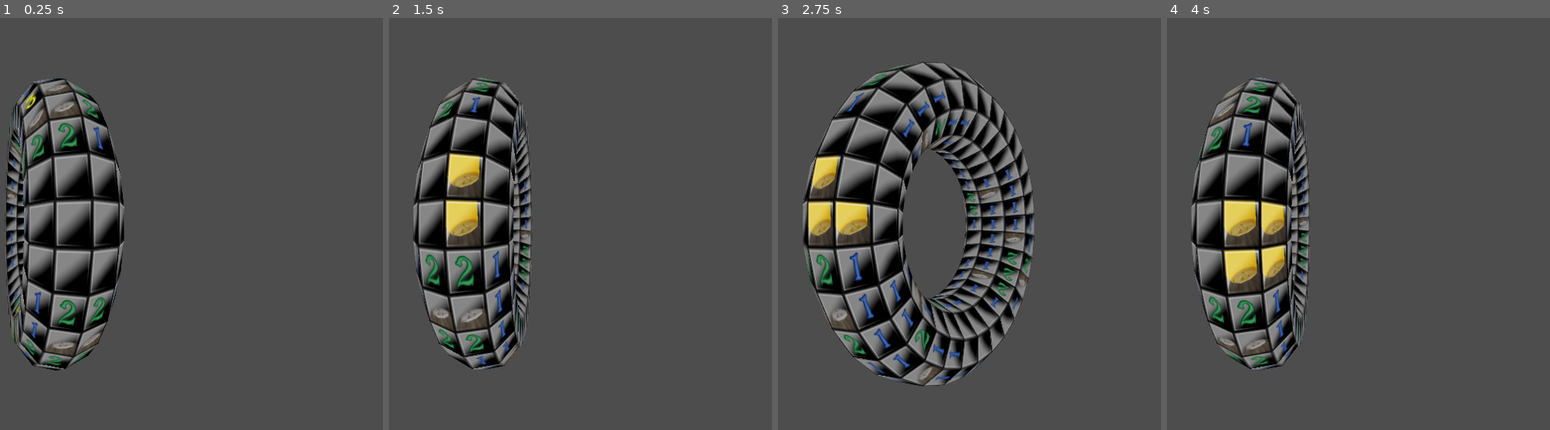
Above: before the commit, frames 1-4 (left to right).
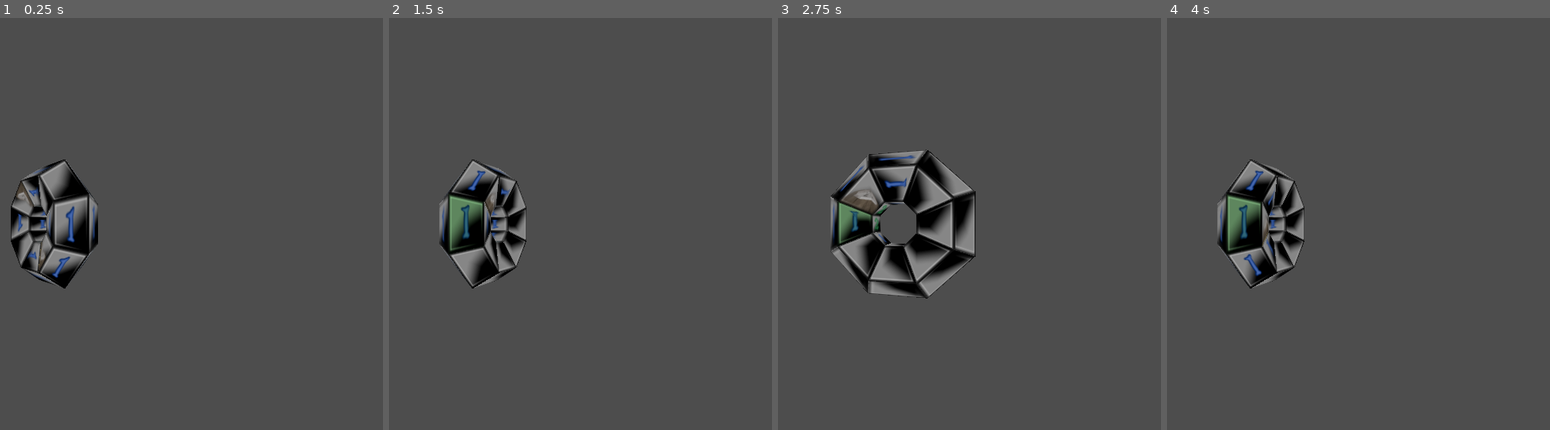
Above: after the commit, the same moments.

Repository: dokicoder/ToruSpace
Game: Godot game, scene res://scenes/Game3D.tscn
Same seed, same stepped clock (60 frames per second), same inputs: the game is played once before the commit and once after it.
Inputs (mouse positions are in pixels of both pictures, inside the frame that each line leads up to):
- Up to frame 1 (0.25 s): no input
- Up to frame 2 (1.5 s): tap Enter at 0.5 s; move the mouse to (599, 203) at 0.52 s; hold Right (Right) 0.53-1.28 s; click (599, 203) at 0.67 s; tap Space at 1.25 s; move the mouse to (outside the picture) at 1.27 s; hold Down (Down) from 1.28 s (still down)
- Up to frame 3 (2.75 s): tap Enter at 2 s; move the mouse to (912, 133) at 2.02 s; release Down (Down) at 2.03 s; hold Right (Right) from 2.03 s (still down)
- Up to frame 4 (4 s): tap Space at 2.75 s; move the mouse to (1209, 306) at 2.77 s; release Right (Right) at 2.78 s; hold Up (Up) 2.78-3.53 s; click (1209, 306) at 2.92 s; tap Enter at 3.5 s; move the mouse to (1427, 285) at 3.52 s; hold Left (Left) from 3.53 s (still down)

The runs differ from the first frame. In frame 1, 14% of the frame differs, in the area x 1-33%, y 14-86%; in frame 2, 15%; in frame 3, 30%, in the area x 6-67%, y 10-90%; in frame 4, 15%.

Commit message:
chore: simple highlighting

Diff:
--- a/scripts/CellData.gd
+++ b/scripts/CellData.gd
@@ -39,10 +39,8 @@
 
 var highlighted: bool:
 	set(value):
-		field = FieldState.MINE_EXPLODED
 		_highlighted = value
 		_invalidated_texture = true
-
 	get: return _highlighted
 
 var node: CellNode3D
@@ -73,4 +71,5 @@
 	closed = false
 	_field = FieldState.EMPTY
 	_mask = MaskState.BLIND
+	_highlighted = false
 	if node: node.update_texture()
--- a/scripts/CellNode.gd
+++ /dev/null
@@ -1,36 +0,0 @@
-class_name CellNode extends Sprite2D
-
-signal activated(event: InputEvent, data: CellData)
-
-var data: CellData
-
-func update_transform():
-	position.x = (data.x - 0.5 * Config.WIDTH) * 128 + 64
-	position.y = (data.y - 0.5 * Config.HEIGHT) * 128 + 64
-
-func update_texture():
-	texture.region.position = _field_to_texture_offset(data.field, data.mask)
-
-func _on_area_2d_input_event(viewport: Node, event: InputEvent, shape_idx: int) -> void:
-	activated.emit(event, data)
-
-static func _field_to_texture_offset(field: CellData.FieldState, mask: CellData.MaskState) -> Vector2:
-	if mask == CellData.MaskState.BLIND:
-		return Vector2(6 * 128, 128)
-	if mask == CellData.MaskState.MARKED_MINE:
-		return Vector2(128, 3 * 128)
-	if mask == CellData.MaskState.MARKED_UNSURE:
-		return Vector2(0, 3 * 128)
-
-	if field == CellData.FieldState.MINE_LIVE:
-		return Vector2(128, 128)
-	if field == CellData.FieldState.MINE_EXPLODED:
-		return Vector2(128, 2 * 128)
-
-	if field > 8:
-		return Vector2(2 * 128, 3 * 128)
-
-	if field == 8:
-		return Vector2(0, 128)
-
-	return Vector2(field * 128, 0)
--- a/scripts/CellNode2D.gd
+++ /dev/null
@@ -1,36 +0,0 @@
-class_name CellNode2D extends Sprite2D
-
-signal activated(event: InputEvent, data: CellData)
-
-var data: CellData
-
-func update_transform():
-	position.x = (data.x - 0.5 * Config.WIDTH) * 128 + 64
-	position.y = (data.y - 0.5 * Config.HEIGHT) * 128 + 64
-
-func update_texture():
-	texture.region.position = _field_to_texture_offset(data.field, data.mask)
-
-func _on_area_2d_input_event(viewport: Node, event: InputEvent, shape_idx: int) -> void:
-	activated.emit(event, data)
-
-static func _field_to_texture_offset(field: CellData.FieldState, mask: CellData.MaskState) -> Vector2:
-	if mask == CellData.MaskState.BLIND:
-		return Vector2(6 * 128, 128)
-	if mask == CellData.MaskState.MARKED_MINE:
-		return Vector2(128, 3 * 128)
-	if mask == CellData.MaskState.MARKED_UNSURE:
-		return Vector2(0, 3 * 128)
-
-	if field == CellData.FieldState.MINE_LIVE:
-		return Vector2(128, 128)
-	if field == CellData.FieldState.MINE_EXPLODED:
-		return Vector2(128, 2 * 128)
-
-	if field > 8:
-		return Vector2(2 * 128, 3 * 128)
-
-	if field == 8:
-		return Vector2(0, 128)
-
-	return Vector2(field * 128, 0)
--- a/scripts/CellNode3D.gd
+++ b/scripts/CellNode3D.gd
@@ -90,9 +90,9 @@
 
 
 func update_texture():
-	print("update_texture")
+	print ("update texture", data.highlighted)
 	material_override.uv1_offset = _field_to_texture_offset(data.field, data.mask)
-	material_override.tint_color = Color(0, 1, 0) if(data.highlighted) else Color(1, 1, 1)
+	material_override.albedo_color = Color(0.7, 1, 0.7) if(data.highlighted) else Color(1, 1, 1)
 
 func _on_area_2d_input_event(viewport: Node, event: InputEvent, shape_idx: int) -> void:
 	activated.emit(event, data)
@@ -120,8 +120,8 @@
 
 func _process(delta: float) -> void:
 	if(data._invalidated_mesh):
+		update_mesh()
 		data._invalidated_mesh = false
-		update_mesh()
 	if(data._invalidated_texture):
+		update_texture()
 		data._invalidated_texture = false
-		update_texture()
--- a/scripts/Config.gd
+++ b/scripts/Config.gd
@@ -1,4 +1,4 @@
 class_name TSConfig extends Node
 
-const WIDTH: int = 30#285
-const HEIGHT: int = 10#82
+const WIDTH: int = 8#285
+const HEIGHT: int = 5#82
--- a/scripts/Game.gd
+++ b/scripts/Game.gd
@@ -21,20 +21,27 @@
 
 var _x: int = 0
 var _y: int = 0
+var _last_x: int = 0
+var _last_y: int = 0
 
 var x:
 	set(value):
+		_last_x = _x
+		_last_y = _y
 		_x = (value + Config.WIDTH) % Config.WIDTH
-		update_highlight(true)
+		update_highlight()
 	get(): return _x
 var y:
 	set(value):
+		_last_x = _x
+		_last_y = _y
 		_y = (value + Config.HEIGHT) % Config.HEIGHT
-		update_highlight(true)
+		update_highlight()
 	get(): return _y
 
-func update_highlight(highlighted: bool):
-	board.get_cell_at(x, y).highlighted = highlighted
+func update_highlight():
+	board.get_cell_at(_x, _y).highlighted = true
+	board.get_cell_at(_last_x, _last_y).highlighted = false
 
 func _deploy_mines():
 	const mine_ratio: float = 0.09
